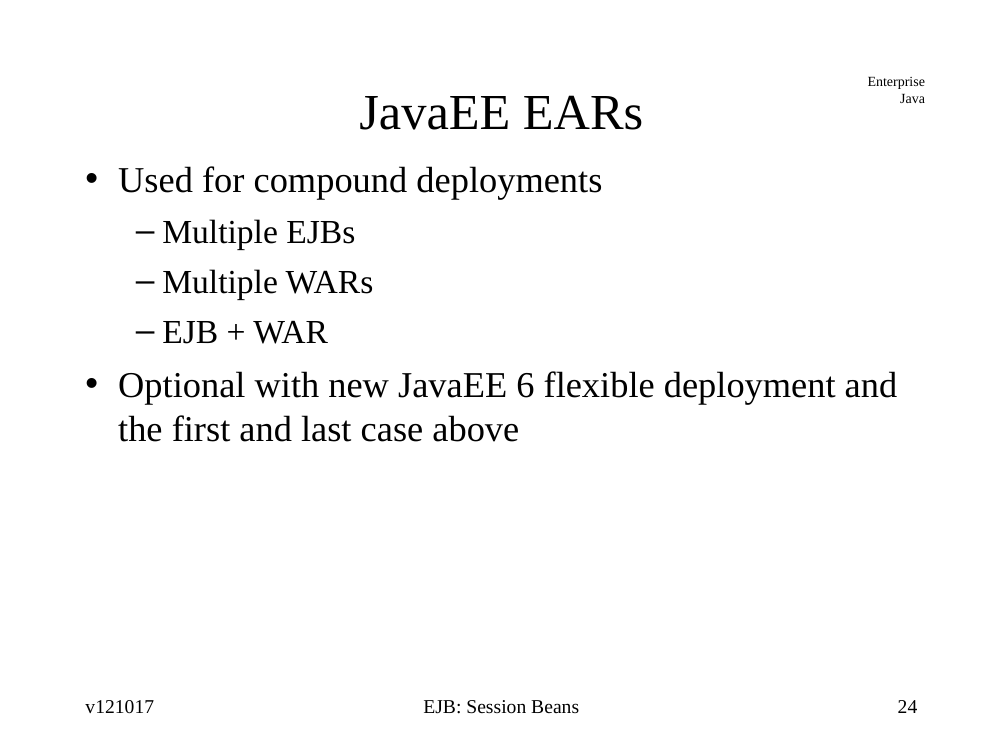
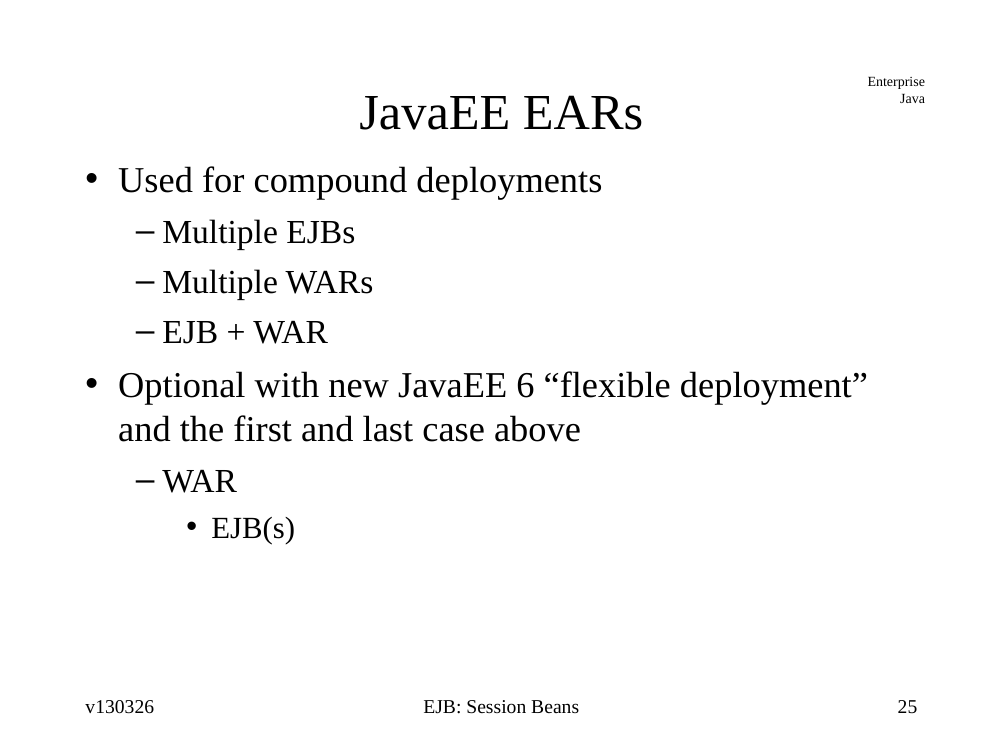
Before and after one commit to jcstaff/ejava-javaee, a slide deck: slide 25 of ejbsessionBank/src/site/resources/lectures/ejbSession.ppt (slide 24 before the commit). Drawn at 1008x756 pixels with LibreOffice and Linux fonts; fonts in the diff are those of the drawing. Boxes give left, top, right and bottom in pixels: in the first picture for what was removed or moved away, otherwise in the second. Text is boxed around its words. In the diff, an @@ line names an element or a change of style, - is before the commit and + after.

```diff
--- a/ejbsessionBank/src/site/resources/lectures/ejbSession.ppt
+++ b/ejbsessionBank/src/site/resources/lectures/ejbSession.ppt
@@ text at bbox=[118, 371, 868, 544]: text changed @@
-• Optional with new JavaEE 6 flexible deployment and the first and last case above
+• Optional with new JavaEE 6 “flexible deployment” and the first and last case above
+  – WAR
+    • EJB(s)
@@ text at bbox=[85, 700, 154, 714]: text changed @@
-v121017
+v130326
@@ page number at bbox=[898, 700, 918, 714]: text changed @@
-24
+25
```
Also in this commit, not shown: 72 other slides changed, 1 slide added, 1 slide removed, 1 other file.
